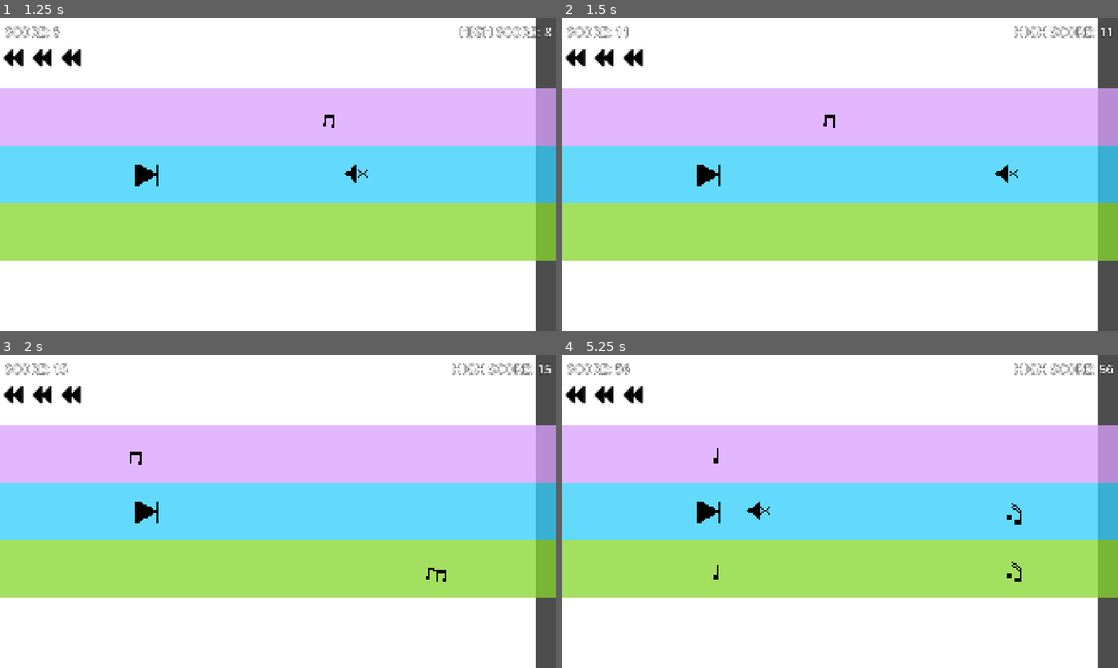
Above: before the commit, frames 1-4 (two rows, left to right).
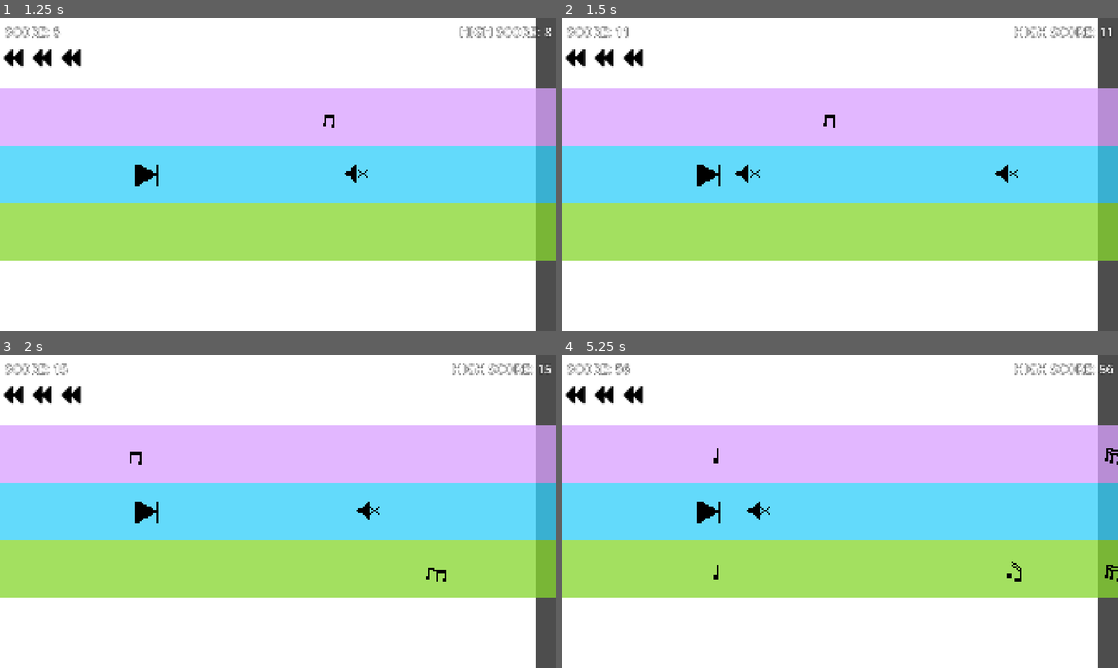
Above: after the commit, the same moments.

Repository: chorwat2137/haven-2026
Game: Godot game, scene res://scenes/main.tscn
The game is run twice, just before and just after one commit, with the same random seed, the same clock (stepped at 60 frames per second) and the same inputs.
Inputs:
- Up to frame 1 (1.25 s): tap Enter (ui_accept) at 0.5, 0.77 s; hold Right (ui_right) from 0.53 s (still down); tap Space (shoot) at 0.6 s
- Up to frame 2 (1.5 s): keep holding Right (ui_right); tap Space (shoot) at 1.35 s
- Up to frame 3 (2 s): keep holding Right (ui_right); tap Enter (ui_accept) at 1.52 s
- Up to frame 4 (5.25 s): release Right (ui_right) at 2.03 s; hold Left (ui_left) 2.03-2.78 s; tap Space (shoot) every 0.75 s from 2.1 to 5.1 s; hold Right (ui_right) 2.78-4.28 s; tap Enter (ui_accept) at 3.02, 3.77, 4.52 s; hold Left (ui_left) 4.28-5.03 s; hold Right (ui_right) from 5.03 s (still down)

Frame 1 is identical in both runs. In frame 2, less than 0.1% of the frame differs, in the area x 31-36%, y 46-53%; in frame 3, less than 0.1%; in frame 4, 0.2%, in the area x 80-100%, y 29-73%.

Commit message:
Automatic sync

Diff:
--- a/scripts/player_control.gd
+++ b/scripts/player_control.gd
@@ -9,7 +9,7 @@
 var center_y: float
 var can_shoot: bool = true
 var shoot_timer = Timer.new()
-var shoot_delay: float = 1.0
+var shoot_delay: float = 0.1
 
 func shoot():
 	if can_shoot:
